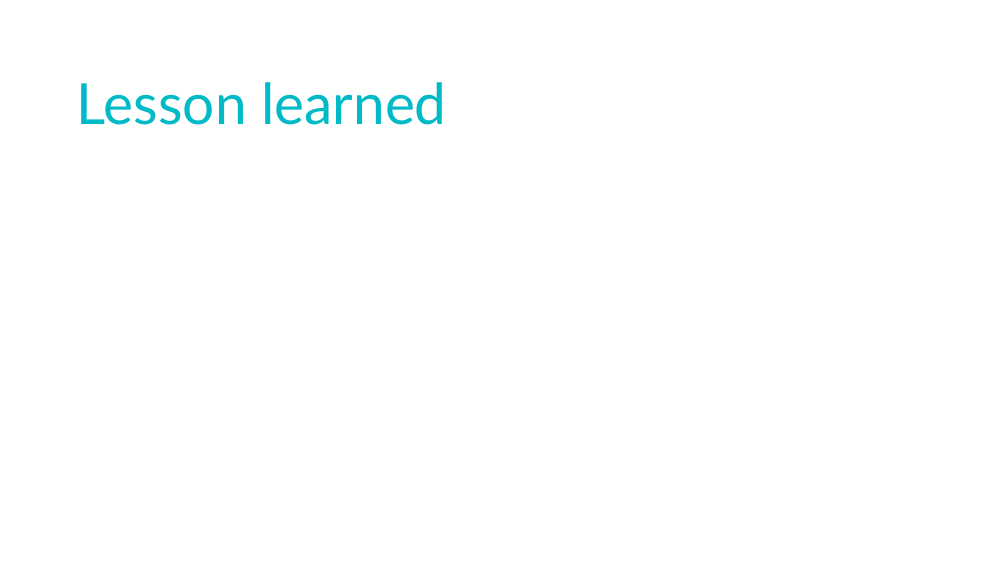
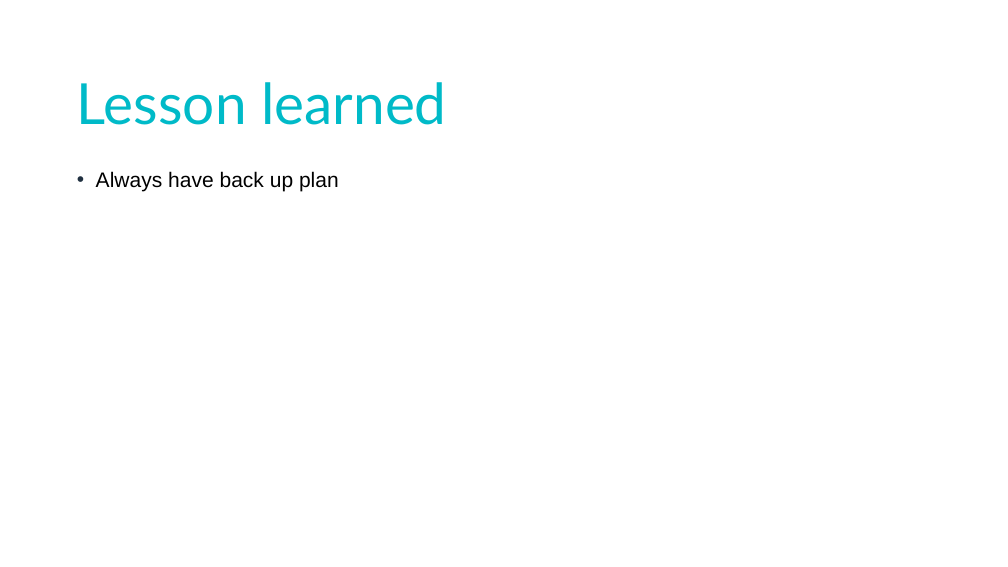
Before and after one commit to KingShampoo/MuseamDataBase, a slide deck: slide 10 of CS 3700 PP.pptx (slide 9 before the commit). Drawn at 1008x567 pixels with LibreOffice and Linux fonts; fonts in the diff are those of the drawing. Boxes give left, top, right and bottom in pixels: in the first picture for what was removed or moved away, otherwise in the second. Text is boxed around its words. In the diff, an @@ line names an element or a change of style, - is before the commit and + after.

```diff
--- a/CS 3700 PP.pptx
+++ b/CS 3700 PP.pptx
@@ text added at (x1=96, y1=171, x2=339, y2=192), 20 pt, text #000000 @@
+• Always have back up plan
```
Also in this commit, not shown: 4 other slides changed, 4 slides added, 2 slides removed, 1 other file.
